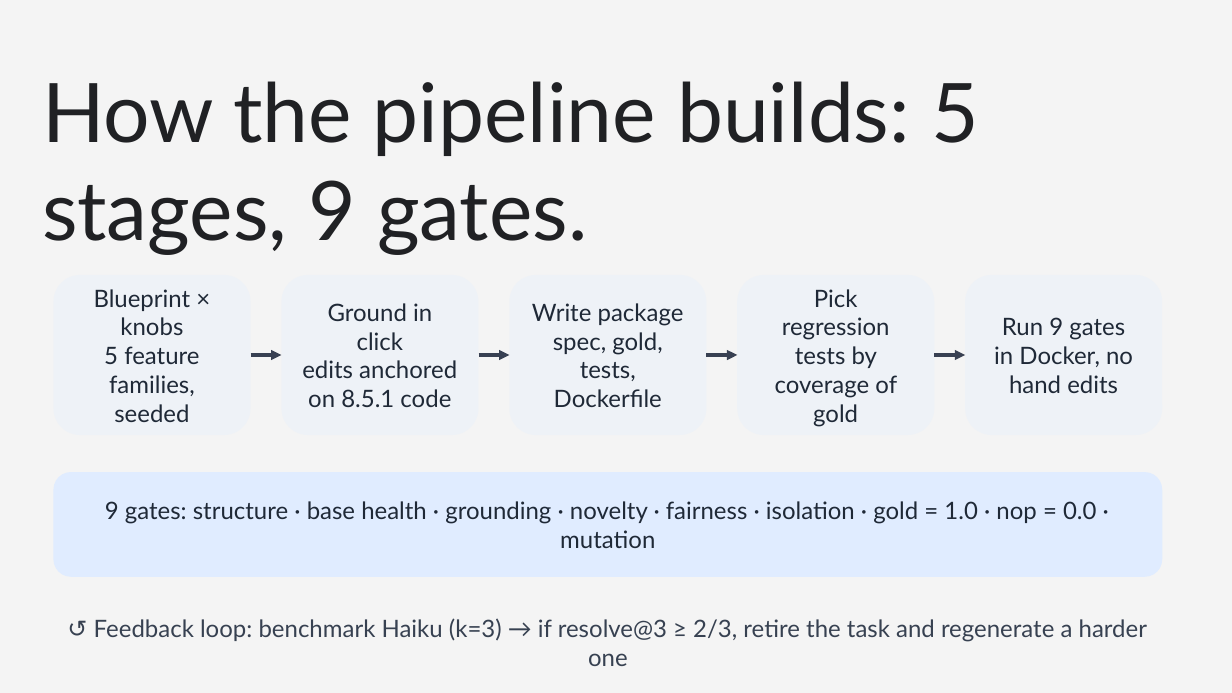
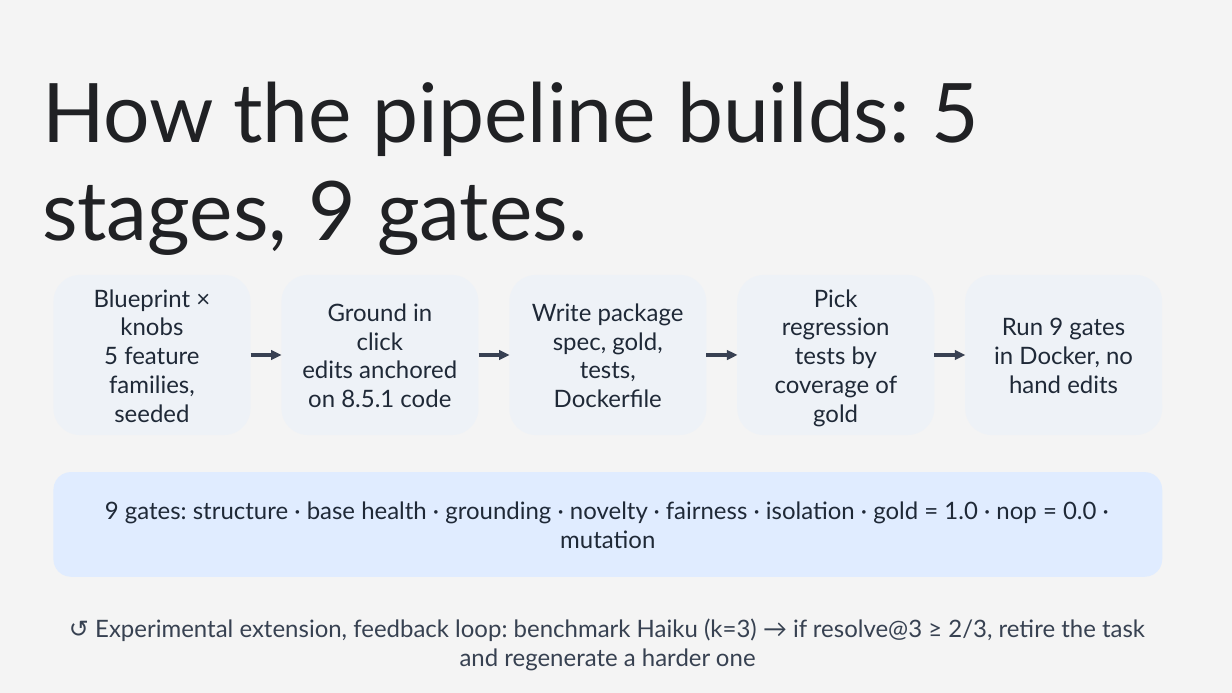
Before and after one commit to Daniellaguips/team4_track1, a slide deck: slide 2 of track1_submission/team4_presentation_FINAL.pptx. Drawn at 1232x693 pixels with LibreOffice and Linux fonts; fonts in the diff are those of the drawing. Boxes give left, top, right and bottom in pixels: in the first picture for what was removed or moved away, otherwise in the second. Text is boxed around its words. In the diff, an @@ line names an element or a change of style, - is before the commit and + after.

Commit message:
Presentation: fix slide 3 caption overlap; team names on slide 1; 24/24 on slide 4; mark feedback loop experimental on slide 2; key finding on slide 5. Submitted ZIP unchanged.

```diff
--- a/track1_submission/team4_presentation_FINAL.pptx
+++ b/track1_submission/team4_presentation_FINAL.pptx
@@ text at <box>95,618,1145,671</box>: text changed @@
-↺ Feedback loop: benchmark Haiku (k=3) → if resolve@3 ≥ 2/3, retire the task and regenerate a harder one
+↺ Experimental extension, feedback loop: benchmark Haiku (k=3) → if resolve@3 ≥ 2/3, retire the task and regenerate a harder one
```
Also in this commit, not shown: 4 other slides changed.
